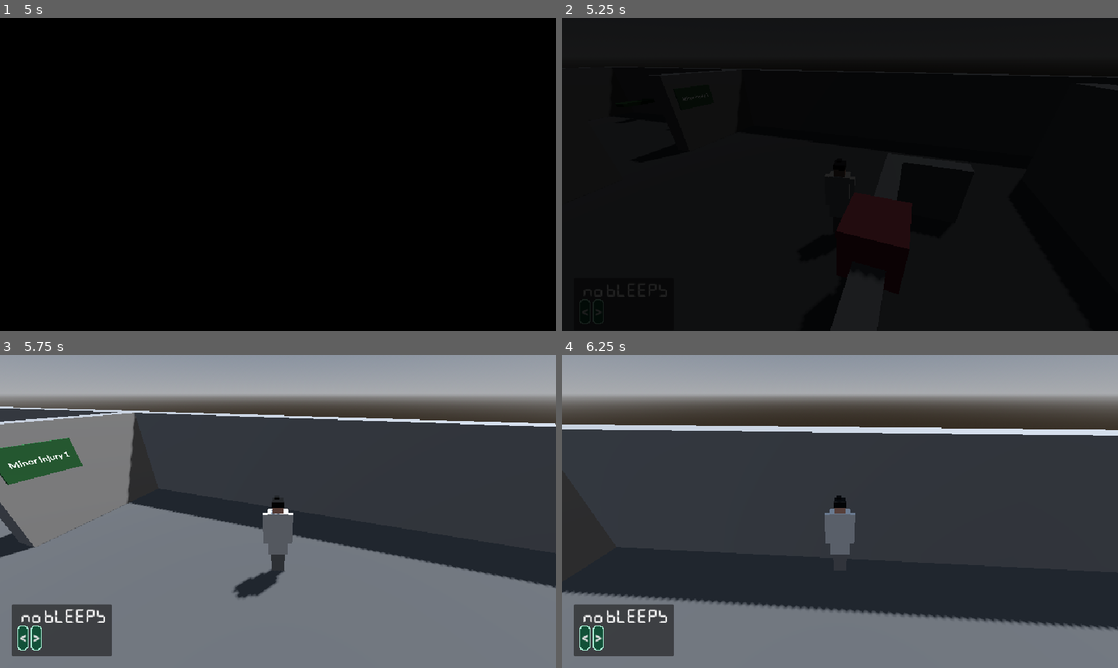
Above: before the commit, frames 1-4 (two rows, left to right).
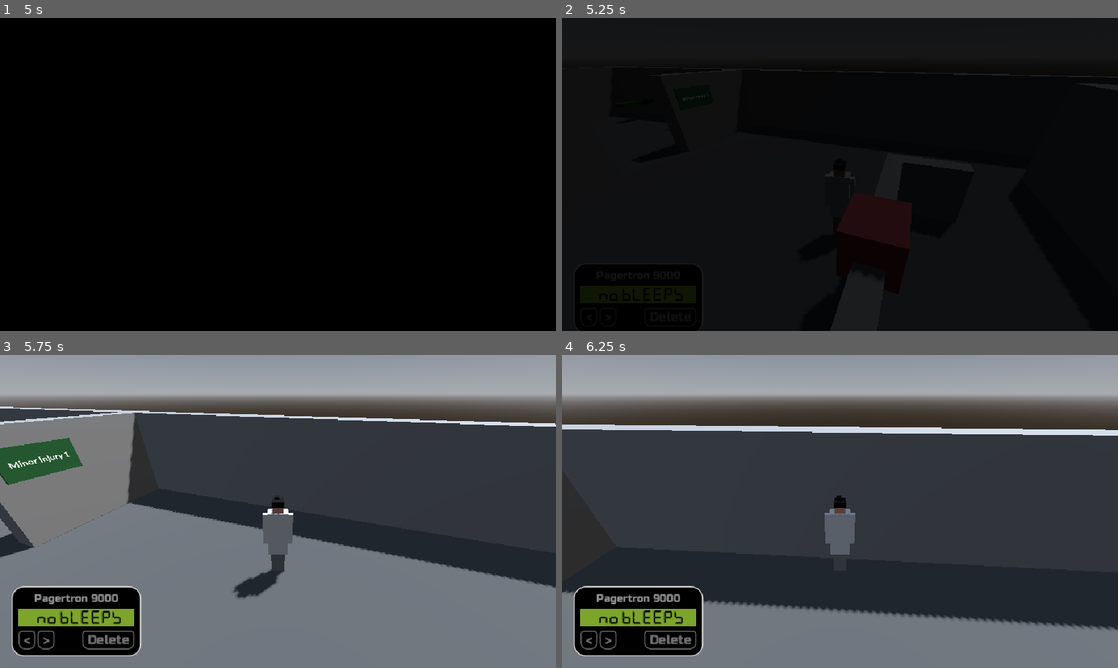
Above: after the commit, the same moments.

Repository: hawkstein/ludum-dare-60-old-tech
Game: Godot game, scene res://screens/main_menu.tscn
The game is run twice, just before and just after one commit, with the same random seed, the same clock (stepped at 60 frames per second) and the same inputs.
Inputs (mouse positions are in pixels of both pictures, inside the frame that each line leads up to):
- Up to frame 1 (5 s): tap Enter at 0.5 s; move the mouse to (400, 158) at 0.52 s; hold D (Right) 0.53-1.25 s; hold Space (Pager) 0.53-1.25 s; click (400, 158) at 0.67 s; click "Start" at 1.25 s; click "Play game" at 2 s; click "Play game" at 2.75 s; move the mouse to (166, 190) at 3.52 s; hold S (Down) 3.53-4.28 s; tap Space (Pager) at 3.6 s; click (166, 190) at 3.67 s; move the mouse to (333, 105) at 4.27 s; hold D (Right) from 4.28 s (still down); hold Space (Pager) from 4.28 s (still down); click (333, 105) at 4.42 s
- Up to frame 2 (5.25 s): move the mouse to (834, 180) at 5.02 s; release D (Right) at 5.03 s; release Space (Pager) at 5.03 s; hold W (Up) from 5.03 s (still down); tap Space (Pager) at 5.1 s
- Up to frame 3 (5.75 s): keep holding W (Up)
- Up to frame 4 (6.25 s): keep holding W (Up); move the mouse to (878, 514) at 5.77 s; hold Space (Pager) from 5.78 s (still down)

Frame 1 is identical in both runs. In frame 2, 0.2% of the frame differs, in the area x 3-19%, y 84-98%; in frame 3, 4.9%; in frame 4, 4.9%, in the area x 2-26%, y 73-97%.

Commit message:
update the pager look

Diff:
--- a/default_theme.tres
+++ b/default_theme.tres
@@ -57,6 +57,18 @@
 
 [sub_resource type="StyleBoxLine" id="StyleBoxLine_ht4lr"]
 thickness = 8
+
+[sub_resource type="StyleBoxFlat" id="StyleBoxFlat_x62x2"]
+bg_color = Color(0, 0, 0, 1)
+border_width_left = 2
+border_width_top = 2
+border_width_right = 2
+border_width_bottom = 2
+border_color = Color(0.38928655, 0.3892867, 0.38928637, 1)
+corner_radius_top_left = 4
+corner_radius_top_right = 4
+corner_radius_bottom_right = 10
+corner_radius_bottom_left = 10
 
 [sub_resource type="StyleBoxFlat" id="StyleBoxFlat_ed8xq"]
 content_margin_left = 4.0
@@ -133,6 +145,8 @@
 HSlider/styles/grabber_area = SubResource("StyleBoxFlat_dfpka")
 HSlider/styles/grabber_area_highlight = SubResource("StyleBoxFlat_fn0w4")
 HSlider/styles/slider = SubResource("StyleBoxLine_ht4lr")
+PagerButton/base_type = &"Button"
+PagerButton/styles/disabled = SubResource("StyleBoxFlat_x62x2")
 PrimaryButton/base_type = &"Button"
 PrimaryButton/colors/font_color = Color(0.6666667, 0.9372549, 0.8352941, 1)
 PrimaryButton/colors/font_focus_color = Color(0, 0, 0, 1)
--- a/utils/ui/pager_layer.tscn
+++ b/utils/ui/pager_layer.tscn
@@ -3,6 +3,21 @@
 [ext_resource type="Script" uid="uid://bad0t32y3mypw" path="res://utils/ui/pager_layer.gd" id="1_3j3ux"]
 [ext_resource type="AudioStream" uid="uid://0cesl6iife08" path="res://utils/pager/blipSelect.wav" id="2_ewait"]
 [ext_resource type="FontFile" uid="uid://m82m1rgoxo78" path="res://assets/fonts/dseg7-classic-latin-700-normal.ttf" id="3_5k2a8"]
+[ext_resource type="FontFile" uid="uid://csxckmycfxfwy" path="res://assets/fonts/RussoOne-Regular.ttf" id="3_m5i4u"]
+
+[sub_resource type="StyleBoxFlat" id="StyleBoxFlat_cd33c"]
+bg_color = Color(0, 0, 0, 1)
+border_width_left = 2
+border_width_top = 2
+border_width_right = 2
+border_width_bottom = 2
+corner_radius_top_left = 20
+corner_radius_top_right = 20
+corner_radius_bottom_right = 20
+corner_radius_bottom_left = 20
+
+[sub_resource type="StyleBoxFlat" id="StyleBoxFlat_wysbo"]
+bg_color = Color(0.49019608, 0.6431373, 0.16862746, 1)
 
 [node name="PagerLayer" type="CanvasLayer" unique_id=469005054]
 layer = 7
@@ -28,8 +43,10 @@
 layout_mode = 2
 size_flags_horizontal = 0
 size_flags_vertical = 8
+theme_override_styles/panel = SubResource("StyleBoxFlat_cd33c")
 
 [node name="MarginContainer" type="MarginContainer" parent="MarginContainer/Panel" unique_id=1918159176]
+custom_minimum_size = Vector2(220, 0)
 layout_mode = 2
 theme_override_constants/margin_left = 10
 theme_override_constants/margin_top = 10
@@ -39,36 +56,80 @@
 [node name="VBoxContainer" type="VBoxContainer" parent="MarginContainer/Panel/MarginContainer" unique_id=4063403]
 layout_mode = 2
 
-[node name="LabelsContainer" type="HBoxContainer" parent="MarginContainer/Panel/MarginContainer/VBoxContainer" unique_id=1672065507]
+[node name="Label" type="Label" parent="MarginContainer/Panel/MarginContainer/VBoxContainer" unique_id=1934559738]
 layout_mode = 2
+offset_transform_enabled = true
+offset_transform_position = Vector2(0, -2)
+theme_override_colors/font_color = Color(0.5729883, 0.5729883, 0.5729883, 1)
+theme_override_fonts/font = ExtResource("3_m5i4u")
+theme_override_font_sizes/font_size = 18
+text = "Pagertron 9000"
+horizontal_alignment = 1
 
-[node name="CounterLabel" type="Label" parent="MarginContainer/Panel/MarginContainer/VBoxContainer/LabelsContainer" unique_id=884234903]
+[node name="LabelsContainer" type="PanelContainer" parent="MarginContainer/Panel/MarginContainer/VBoxContainer" unique_id=668342487]
+layout_mode = 2
+theme_override_styles/panel = SubResource("StyleBoxFlat_wysbo")
+
+[node name="MarginContainer" type="MarginContainer" parent="MarginContainer/Panel/MarginContainer/VBoxContainer/LabelsContainer" unique_id=1767304542]
+layout_mode = 2
+theme_override_constants/margin_top = 4
+theme_override_constants/margin_bottom = 4
+
+[node name="HBoxContainer" type="HBoxContainer" parent="MarginContainer/Panel/MarginContainer/VBoxContainer/LabelsContainer/MarginContainer" unique_id=1983990954]
+layout_mode = 2
+theme_override_constants/separation = 8
+alignment = 1
+
+[node name="CounterLabel" type="Label" parent="MarginContainer/Panel/MarginContainer/VBoxContainer/LabelsContainer/MarginContainer/HBoxContainer" unique_id=884234903]
 unique_name_in_owner = true
 layout_mode = 2
+theme_override_colors/font_color = Color(0, 0, 0, 1)
 theme_override_fonts/font = ExtResource("3_5k2a8")
 theme_override_font_sizes/font_size = 16
 horizontal_alignment = 2
 
-[node name="BleepLabel" type="Label" parent="MarginContainer/Panel/MarginContainer/VBoxContainer/LabelsContainer" unique_id=1272761698]
+[node name="BleepLabel" type="Label" parent="MarginContainer/Panel/MarginContainer/VBoxContainer/LabelsContainer/MarginContainer/HBoxContainer" unique_id=1272761698]
 unique_name_in_owner = true
 layout_mode = 2
+theme_override_colors/font_color = Color(0, 0, 0, 1)
 theme_override_fonts/font = ExtResource("3_5k2a8")
 theme_override_font_sizes/font_size = 22
 horizontal_alignment = 1
 
+[node name="Control" type="Control" parent="MarginContainer/Panel/MarginContainer/VBoxContainer" unique_id=1792269604]
+layout_mode = 2
+
 [node name="ButtonsContainer" type="HBoxContainer" parent="MarginContainer/Panel/MarginContainer/VBoxContainer" unique_id=1330237371]
 layout_mode = 2
+theme_override_constants/separation = 4
 
 [node name="PrevButton" type="Button" parent="MarginContainer/Panel/MarginContainer/VBoxContainer/ButtonsContainer" unique_id=561327287]
 unique_name_in_owner = true
 layout_mode = 2
 focus_mode = 0
 mouse_filter = 2
-text = "<"
+theme_type_variation = &"PagerButton"
+disabled = true
+text = " < "
 
 [node name="NextButton" type="Button" parent="MarginContainer/Panel/MarginContainer/VBoxContainer/ButtonsContainer" unique_id=723494462]
 unique_name_in_owner = true
 layout_mode = 2
 focus_mode = 0
 mouse_filter = 2
-text = ">"
+theme_type_variation = &"PagerButton"
+disabled = true
+text = " > "
+
+[node name="Control" type="Control" parent="MarginContainer/Panel/MarginContainer/VBoxContainer/ButtonsContainer" unique_id=1977412803]
+layout_mode = 2
+size_flags_horizontal = 3
+
+[node name="DeleteButton" type="Button" parent="MarginContainer/Panel/MarginContainer/VBoxContainer/ButtonsContainer" unique_id=681536298]
+unique_name_in_owner = true
+layout_mode = 2
+focus_mode = 0
+mouse_filter = 2
+theme_type_variation = &"PagerButton"
+disabled = true
+text = " Delete "
